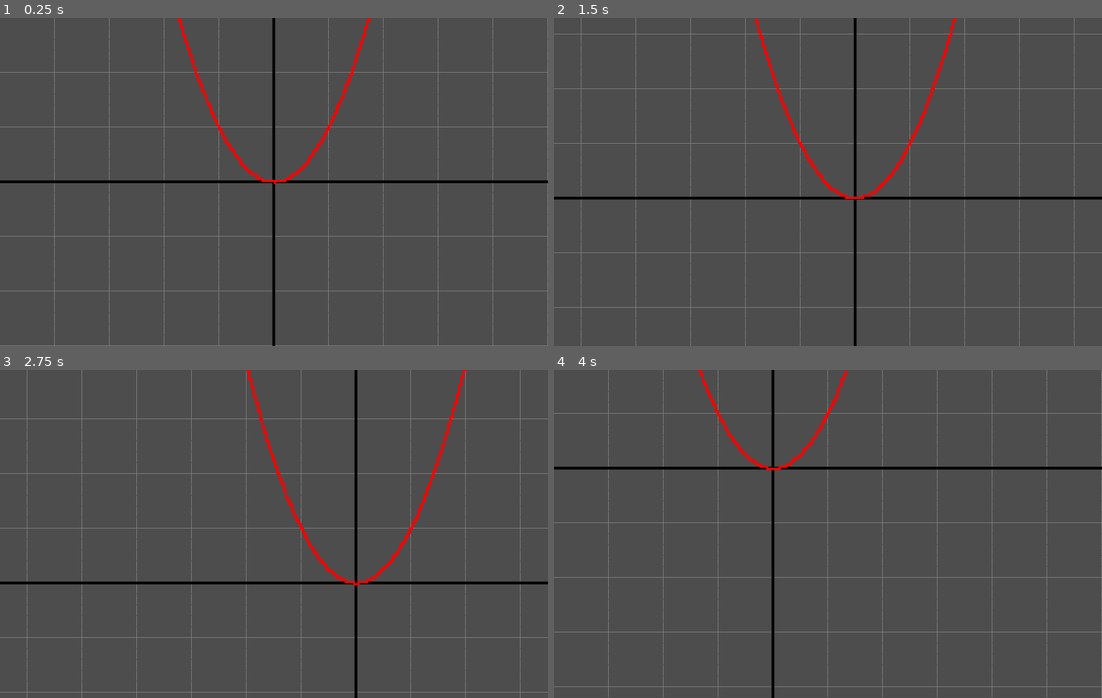
Above: before the commit, frames 1-4 (two rows, left to right).
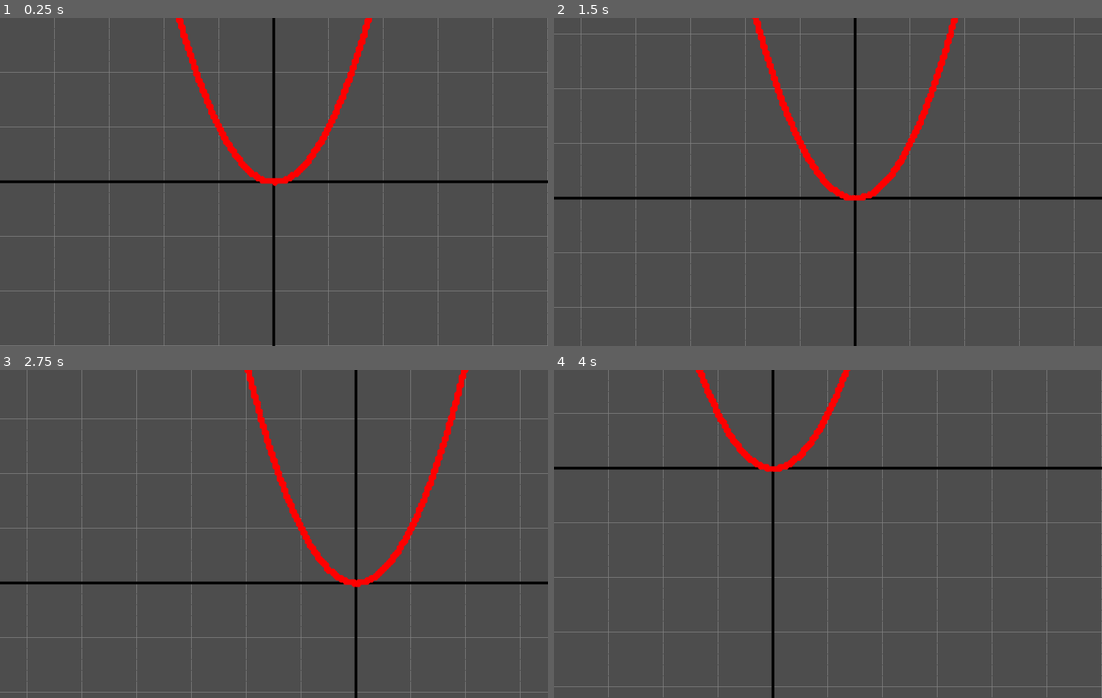
Above: after the commit, the same moments.

Repository: Drillix08/Opticos
Game: Godot game, scene res://graph_environment.tscn
Same seed, same stepped clock (60 frames per second), same inputs: the game is played once before the commit and once after it. The project has no main scene, so this scene is started directly.
Inputs (mouse positions are in pixels of both pictures, inside the frame that each line leads up to):
- Up to frame 1 (0.25 s): no input
- Up to frame 2 (1.5 s): tap Enter at 0.5 s; move the mouse to (948, 165) at 0.52 s; click (948, 165) at 0.67 s; tap Space at 1.25 s; drag from (718, 198) to (800, 247) at 1.27 s
- Up to frame 3 (2.75 s): tap Enter at 2 s; move the mouse to (328, 461) at 2.02 s; click (328, 461) at 2.17 s
- Up to frame 4 (4 s): tap Space at 2.75 s; drag from (800, 599) to (663, 484) at 2.77 s; tap Enter at 3.5 s; move the mouse to (992, 583) at 3.52 s; click (992, 583) at 3.67 s

The runs differ from the first frame. In frame 1, 1.0% of the frame differs, in the area x 32-68%, y 0-52%; in frame 2, 1.1%; in frame 3, 1.2%, in the area x 44-86%, y 0-67%; in frame 4, 0.7%.

Commit message:
modified graph plotting function to store every rectangle in an array instead of immediately plotting it.

Diff:
--- a/source/graph-environment/grid.gd
+++ b/source/graph-environment/grid.gd
@@ -63,9 +63,7 @@
 	draw_line(Vector2(-origin.x, 300) + origin, Vector2(1000-origin.x, 300) + origin, Color(0.0, 0.0, 0.0, 1.0), 5.0)
 
 	#Draw the function
-	var square_size = windowSize[0]/2.0
-	var rect = Rect2(convert_to_godot_coords(Vector2(-square_size, -square_size))-origin, Vector2(2*square_size, 2*square_size))
-	draw_function(rect, 0)
+	draw_function()
 
 #controlls the moving of the "camera" when you click and drag
 func _input(event):
@@ -79,11 +77,37 @@
 		lastMousePos = event.position
 		queue_redraw()
 
+func draw_function():
+	var windowSize :Vector2i = DisplayServer.window_get_size()
+	var square_size = windowSize[0]/2.0
+	var rect = Rect2(convert_to_godot_coords(Vector2(-square_size, -square_size))-origin, Vector2(2*square_size, 2*square_size))
+	var rects: Array[Rect2] = []
+	draw_function_impl(rect, rects, 0)
+	for i in range(rects.size()):
+		#draw_rect(rects[i], Color.RED)
+		draw_circle(rects[i].position+rects[i].size/2, 5, Color.RED)
+
 # recursively checks if the function passes through the square,
 # if it does, split the square into 4 more square, and check for each one
 # if it does not, end the recursion
 # the recursion ends when the depth reaches a currently hardcoded value (8 rn) and draws a rectangle
-func draw_function(rect: Rect2, depth: int):
+func draw_function_impl(rect: Rect2, rects: Array[Rect2], depth: int):
+	if is_in_rect(rect):
+		if(depth >= 8):
+			#draw_rect(rect, Color.RED)
+			rects.append(rect)
+		else:
+			var top_left = Rect2(rect.position, rect.size/2)
+			var top_right = Rect2(Vector2(rect.position[0]+rect.size[0]/2, rect.position[1]), rect.size/2)
+			var bottom_right = Rect2(rect.position+rect.size/2, rect.size/2)
+			var bottom_left = Rect2(Vector2(rect.position[0], rect.position[1]+rect.size[1]/2), rect.size/2)
+			draw_function_impl(top_left, rects, depth+1)
+			draw_function_impl(top_right, rects, depth+1)
+			draw_function_impl(bottom_right, rects, depth+1)
+			draw_function_impl(bottom_left, rects, depth+1)
+
+#checks if a function (currently hardcoded as x^2) passes through a given rectangle
+func is_in_rect(rect: Rect2):
 	var start = convert_to_real_coords(rect.position)
 	var end = convert_to_real_coords(rect.end)
 	var conversion = grid_spacing*major_every
@@ -91,27 +115,12 @@
 	var bottom: float = end[1]/conversion
 	var x_left: float = start[0]/conversion
 	var x_right: float = end[0]/conversion
-	if is_in_rect(bottom, top, x_left, x_right):
-		if(depth >= 8):
-			draw_rect(rect, Color.RED)
-		else:
-			var top_left = Rect2(rect.position, rect.size/2)
-			var top_right = Rect2(Vector2(rect.position[0]+rect.size[0]/2, rect.position[1]), rect.size/2)
-			var bottom_right = Rect2(rect.position+rect.size/2, rect.size/2)
-			var bottom_left = Rect2(Vector2(rect.position[0], rect.position[1]+rect.size[1]/2), rect.size/2)
-			draw_function(top_left, depth+1)
-			draw_function(top_right, depth+1)
-			draw_function(bottom_right, depth+1)
-			draw_function(bottom_left, depth+1)
-
-#checks if a function (currently hardcoded as x^2) passes through a given rectangle
-func is_in_rect(lowerbound, upperbound, left, right):
-	var i: float = left
-	while i <= right:
-		var y = i**2
-		if (lowerbound <= y) && (y <= upperbound):
+	var x: float = x_left
+	while x <= x_right:
+		var y = x**2
+		if (bottom <= y) && (y <= top):
 			return true
-		i += 0.001
+		x += 0.001
 	return false
 
 # this function converts godot coordinates to the equivilent in an xy plane
